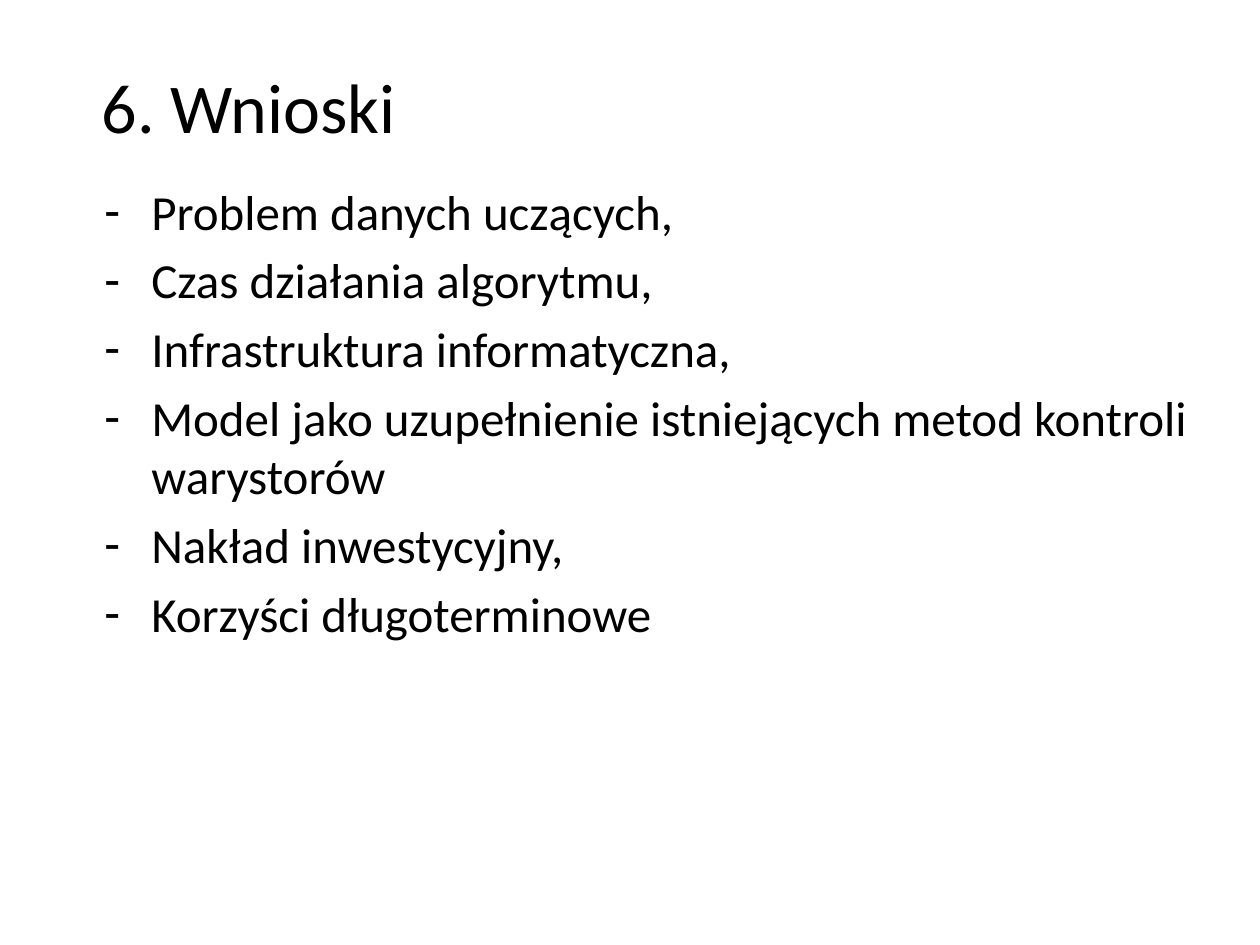
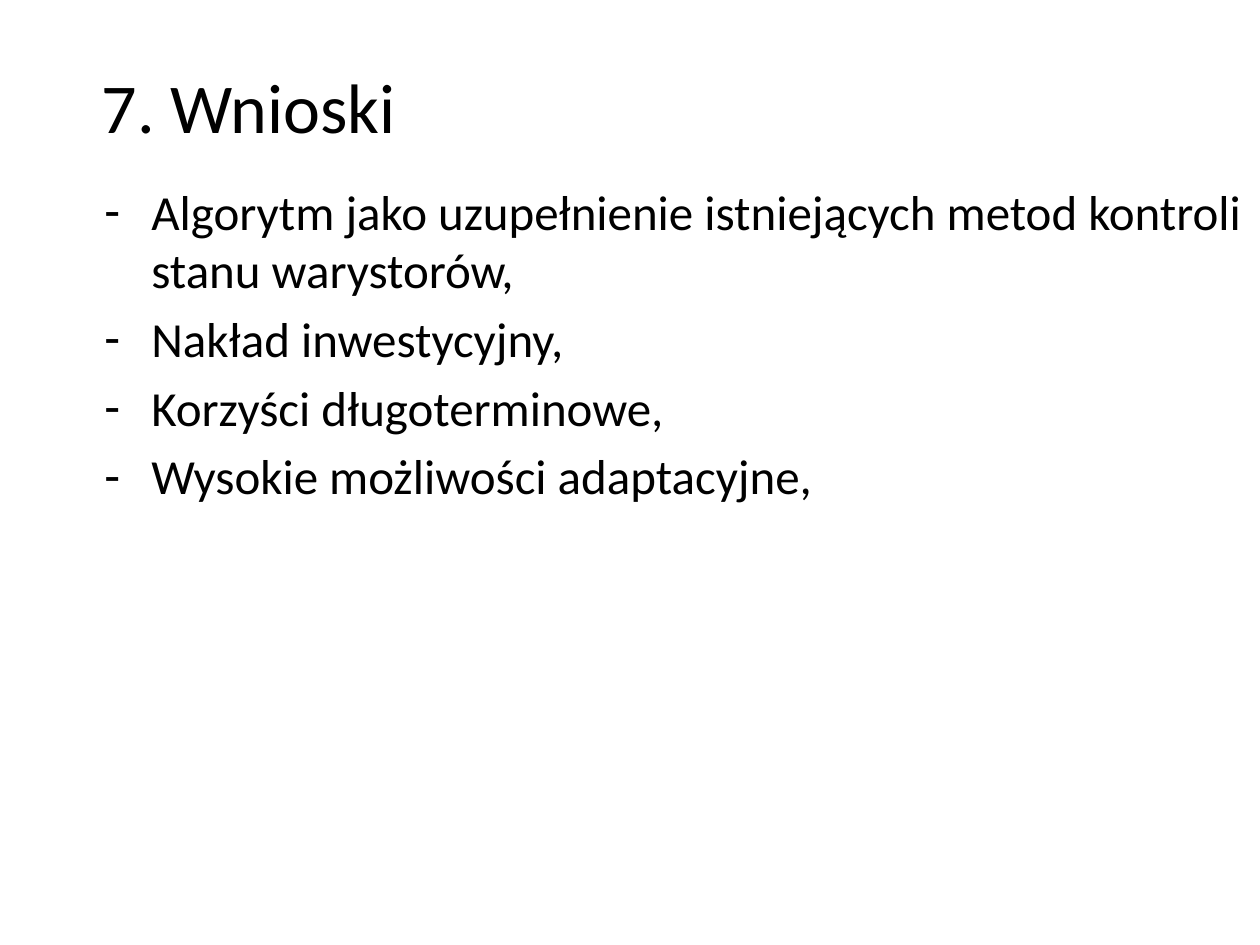
Before and after one commit to r-zareba/praca_inzynierska, a slide deck: slide 18 of 238657_prezentacja.pptx (slide 19 before the commit). Drawn at 1260x945 pixels with LibreOffice and Linux fonts; fonts in the diff are those of the drawing; background and template pictures are left out. Boxes give left, top, right and bottom in pixels: in the first picture for what was removed or moved away, otherwise in the second. Text is boxed around its words. In the diff, an @@ line names an element or a change of style, - is before the commit and + after.

```diff
--- a/238657_prezentacja.pptx
+++ b/238657_prezentacja.pptx
@@ text at (102, 84, 396, 134): text changed @@
-6. Wnioski
+7. Wnioski
@@ text at (151, 196, 1240, 296): text changed @@
-– Problem danych uczących,
-– Czas działania algorytmu,
-– Infrastruktura informatyczna,
-– Model jako uzupełnienie istniejących metod kontroli warystorów
+– Algorytm jako uzupełnienie istniejących metod kontroli stanu warystorów,
@@ text at (151, 392, 812, 503): text changed @@
-– Korzyści długoterminowe
+– Korzyści długoterminowe,
+– Wysokie możliwości adaptacyjne,
```
Also in this commit, not shown: 6 other slides changed, 3 slides added, 4 slides removed, 1 other file.
